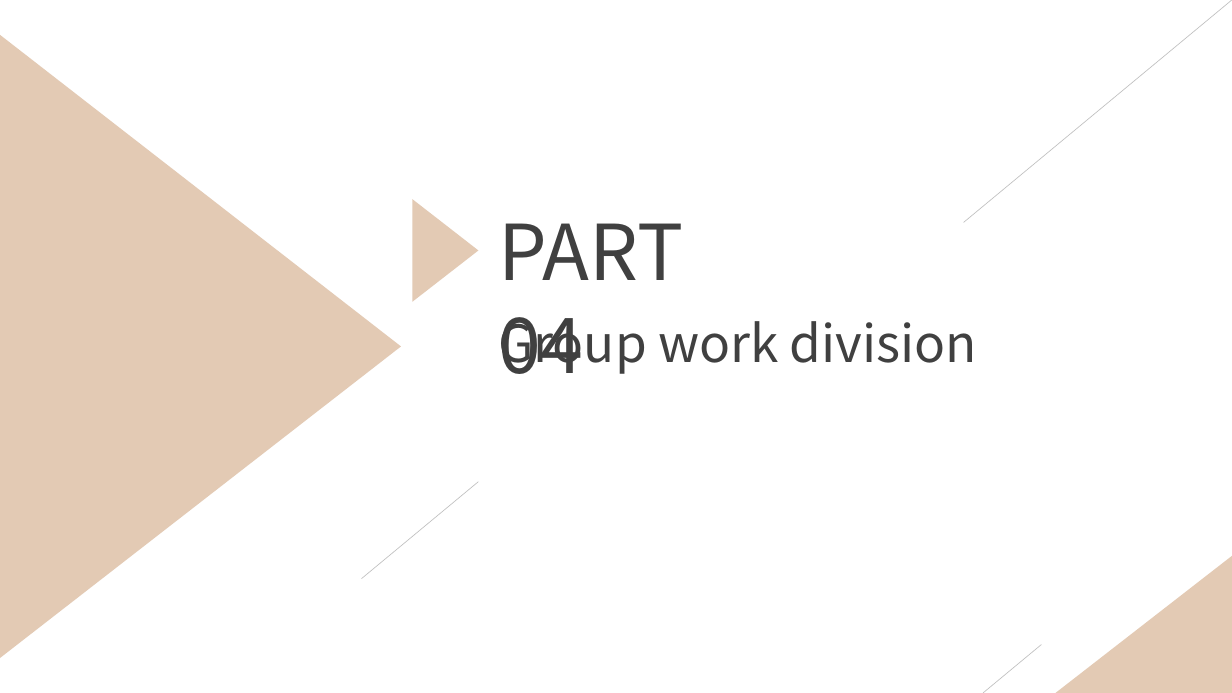
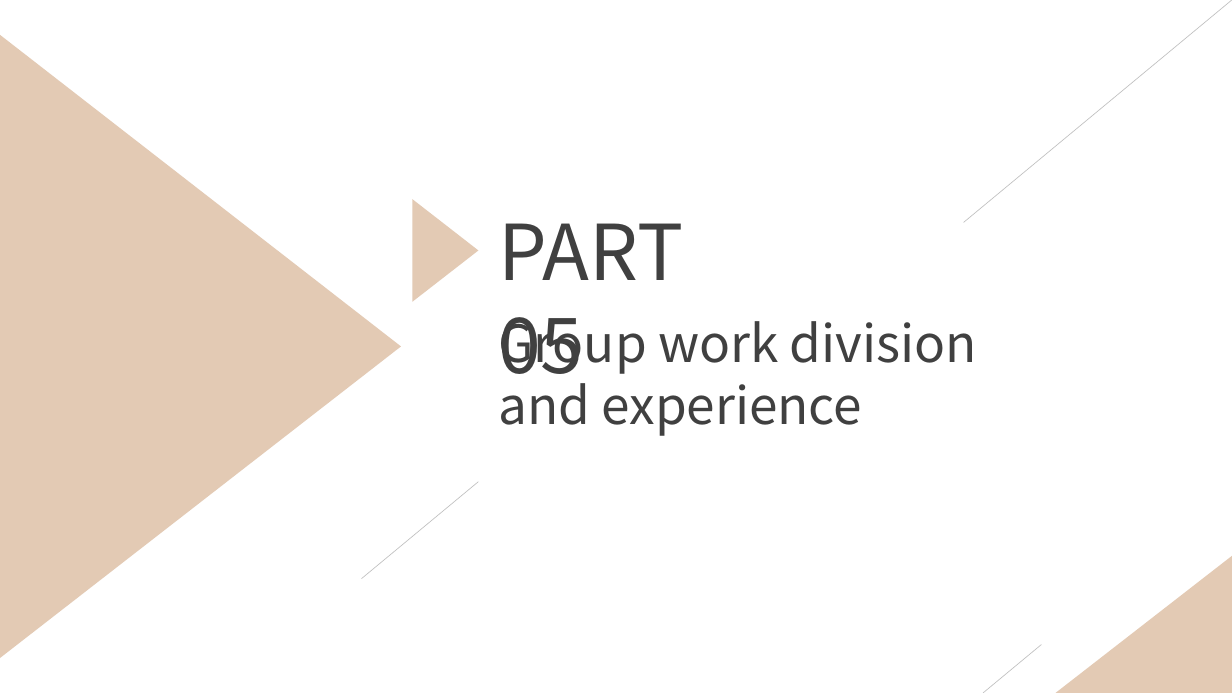
Before and after one commit to furongzhilab/SuperTux, a slide deck: slide 17 of 答辩PPT.pptx (slide 14 before the commit). Drawn at 1232x693 pixels with LibreOffice and Linux fonts; fonts in the diff are those of the drawing. Boxes give left, top, right and bottom in pixels: in the first picture for what was removed or moved away, otherwise in the second. Text is boxed around its words. In the diff, an @@ line names an element or a change of style, - is before the commit and + after.

```diff
--- a/答辩PPT.pptx
+++ b/答辩PPT.pptx
@@ text at <box>498,223,683,393</box>: text changed @@
-PART 04
+PART 05
@@ text at <box>498,372,863,436</box>: paragraph added @@
+and experience
```
Also in this commit, not shown: 5 other slides changed, 5 slides added.
